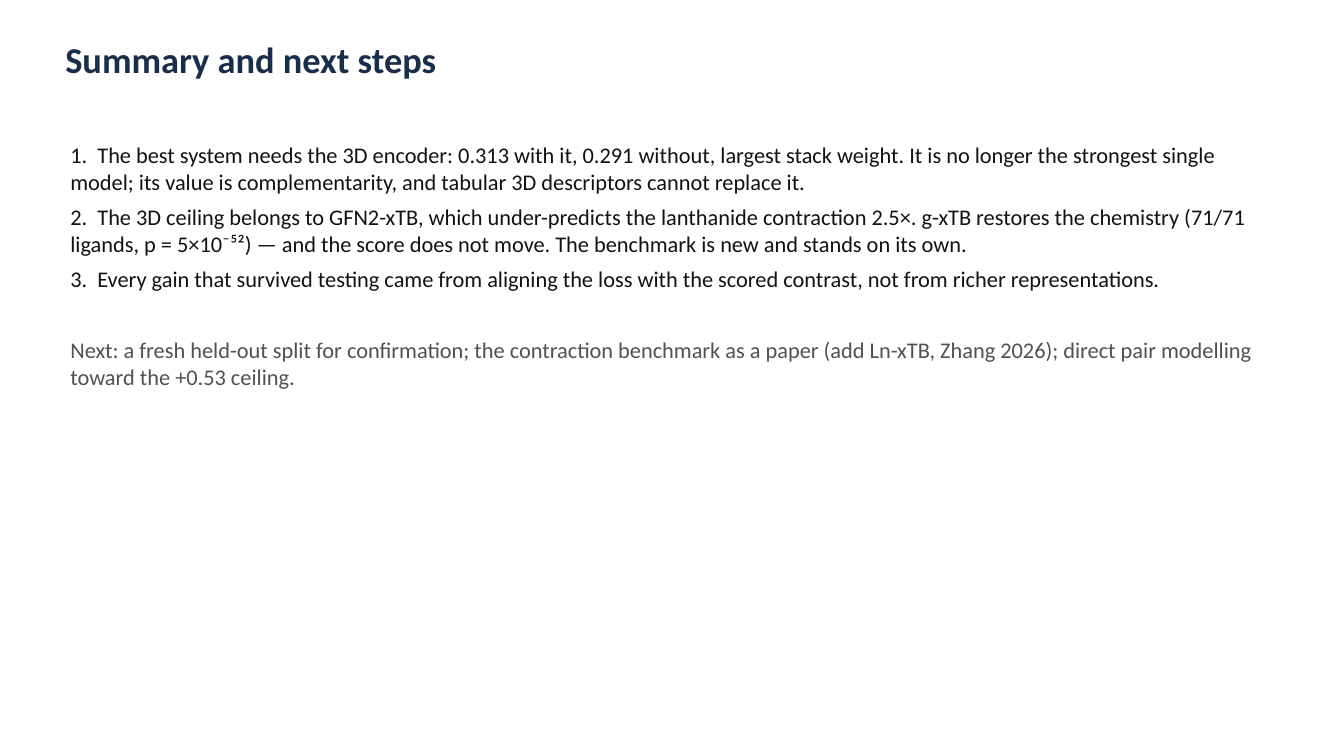
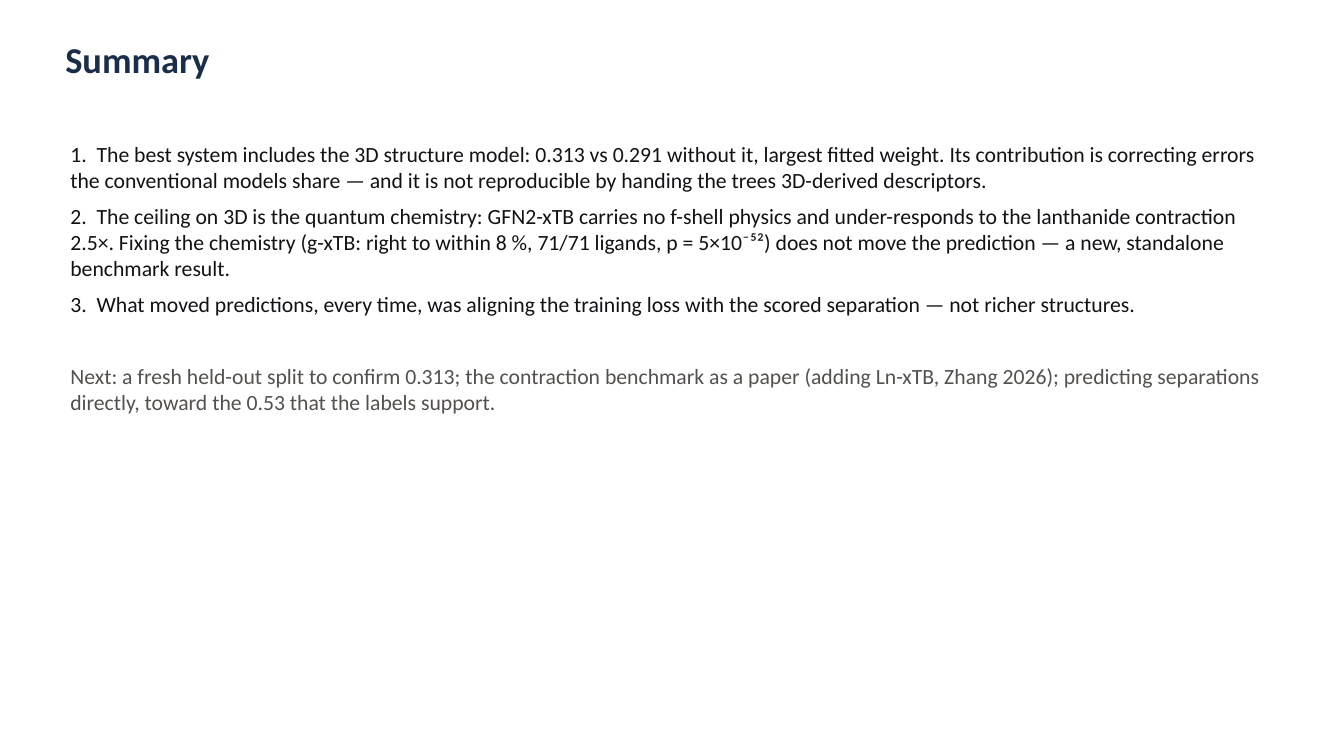
Before and after one commit to mironovb/lanthanidestrain, a slide deck: slide 12 of docs/vogiatzis_condensed_2026-08.pptx (slide 8 before the commit). Drawn at 1344x756 pixels with LibreOffice and Linux fonts; fonts in the diff are those of the drawing. Boxes give left, top, right and bottom in pixels: in the first picture for what was removed or moved away, otherwise in the second. Text is boxed around its words. In the diff, an @@ line names an element or a change of style, - is before the commit and + after.

```diff
--- a/docs/vogiatzis_condensed_2026-08.pptx
+++ b/docs/vogiatzis_condensed_2026-08.pptx
@@ text at (65, 49, 209, 79): text changed @@
-Summary and next steps
+Summary
@@ text at (70, 147, 1259, 414): text changed; size 16 to 15.5 pt @@
-1. The best system needs the 3D encoder: 0.313 with it, 0.291 without, largest stack weight. It is no longer the strongest single model; its value is complementarity, and tabular 3D descriptors cannot replace it.
-2. The 3D ceiling belongs to GFN2-xTB, which under-predicts the lanthanide contraction 2.5×. g-xTB restores the chemistry (71/71 ligands, p = 5×10⁻⁵²) — and the score does not move. The benchmark is new and stands on its own.
-3. Every gain that survived testing came from aligning the loss with the scored contrast, not from richer representations.
-Next: a fresh held-out split for confirmation; the contraction benchmark as a paper (add Ln-xTB, Zhang 2026); direct pair modelling toward the +0.53 ceiling.
+1. The best system includes the 3D structure model: 0.313 vs 0.291 without it, largest fitted weight. Its contribution is correcting errors the conventional models share — and it is not reproducible by handing the trees 3D-derived descriptors.
+2. The ceiling on 3D is the quantum chemistry: GFN2-xTB carries no f-shell physics and under-responds to the lanthanide contraction 2.5×. Fixing the chemistry (g-xTB: right to within 8 %, 71/71 ligands, p = 5×10⁻⁵²) does not move the prediction — a new, standalone benchmark result.
+3. What moved predictions, every time, was aligning the training loss with the scored separation — not richer structures.
+Next: a fresh held-out split to confirm 0.313; the contraction benchmark as a paper (adding Ln-xTB, Zhang 2026); predicting separations directly, toward the 0.53 that the labels support.
```
Also in this commit, not shown: 2 other slides changed, 9 slides added, 5 slides removed, 5 other files.
